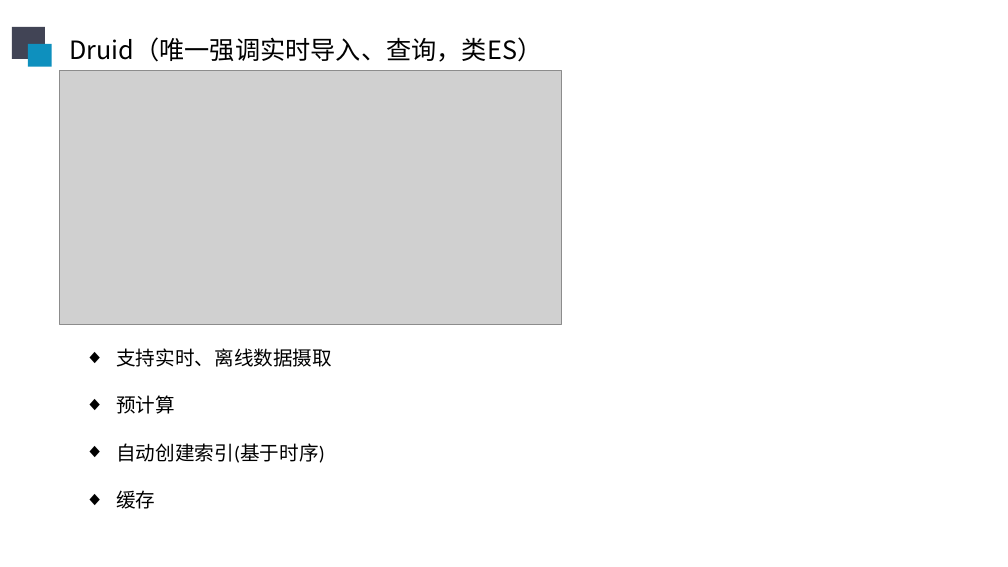
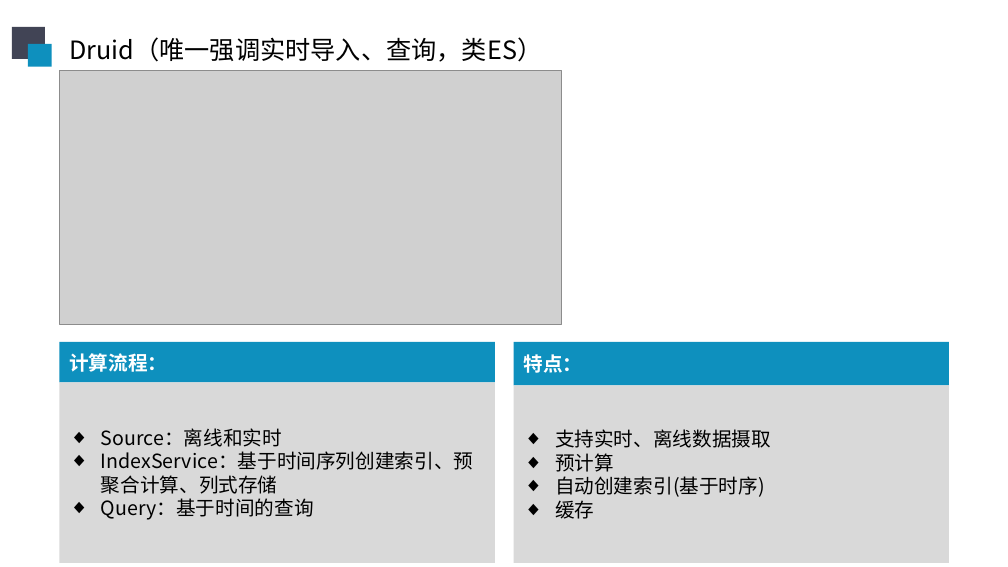
Before and after one commit to sunliangliang9201/interview_prepare, a slide deck: slide 10 of 在线阶段汇报20190606.pptx. Drawn at 1008x567 pixels with LibreOffice and Linux fonts; fonts in the diff are those of the drawing; grey boxes stand for pictures. Boxes give left, top, right and bottom in pixels: in the first picture for what was removed or moved away, otherwise in the second. Text is boxed around its words. In the diff, an @@ line names an element or a change of style, - is before the commit and + after.

```diff
--- a/在线阶段汇报20190606.pptx
+++ b/在线阶段汇报20190606.pptx
@@ rectangle added at bbox=[59, 342, 495, 382], fill #0E90BE, 14 pt, text #FFFFFF, bold @@
+计算流程：
@@ rectangle added at bbox=[514, 342, 950, 385], fill #0E90BE, 14 pt, text #FFFFFF, bold @@
+特点：
@@ rectangle added at bbox=[59, 382, 495, 562], fill #D9D9D9, 14 pt, text #000000 @@
+◆ Source：离线和实时
+◆ IndexService：基于时间序列创建索引、预聚合计算、列式存储
+◆ Query：基于时间的查询
@@ rectangle "支持实时、离线数据摄取": place and size @@
-rectangle "支持实时、离线数据摄取" at bbox=[116, 348, 332, 509]
+rectangle "支持实时、离线数据摄取" at bbox=[514, 385, 950, 562]
@@ rectangle "支持实时、离线数据摄取" at bbox=[514, 385, 950, 562]: font Calibri to Noto Sans CJK SC; vertical alignment top to middle; fill none to #D9D9D9 @@
```
Also in this commit, not shown: 6 other slides changed.
